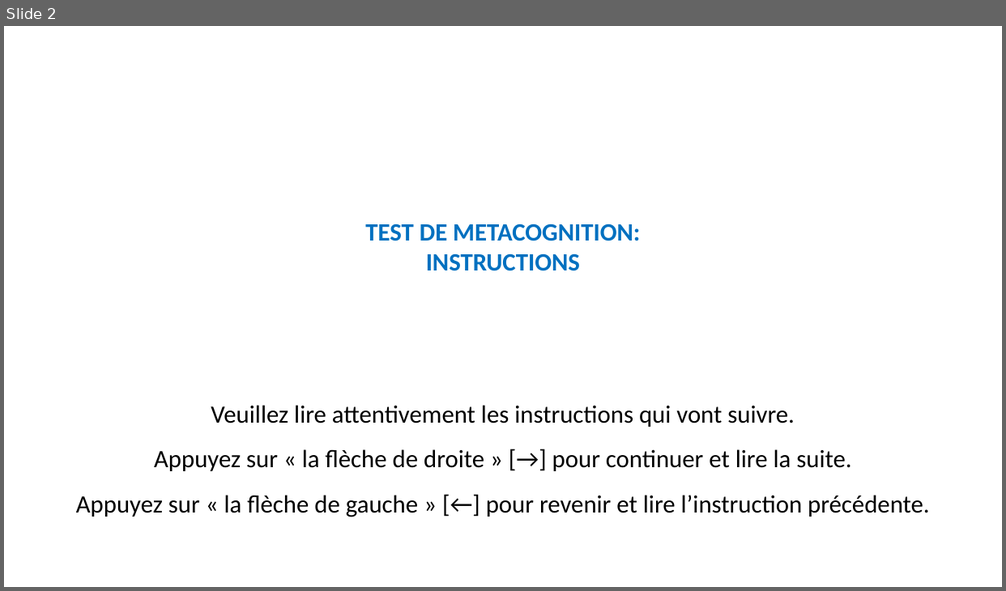
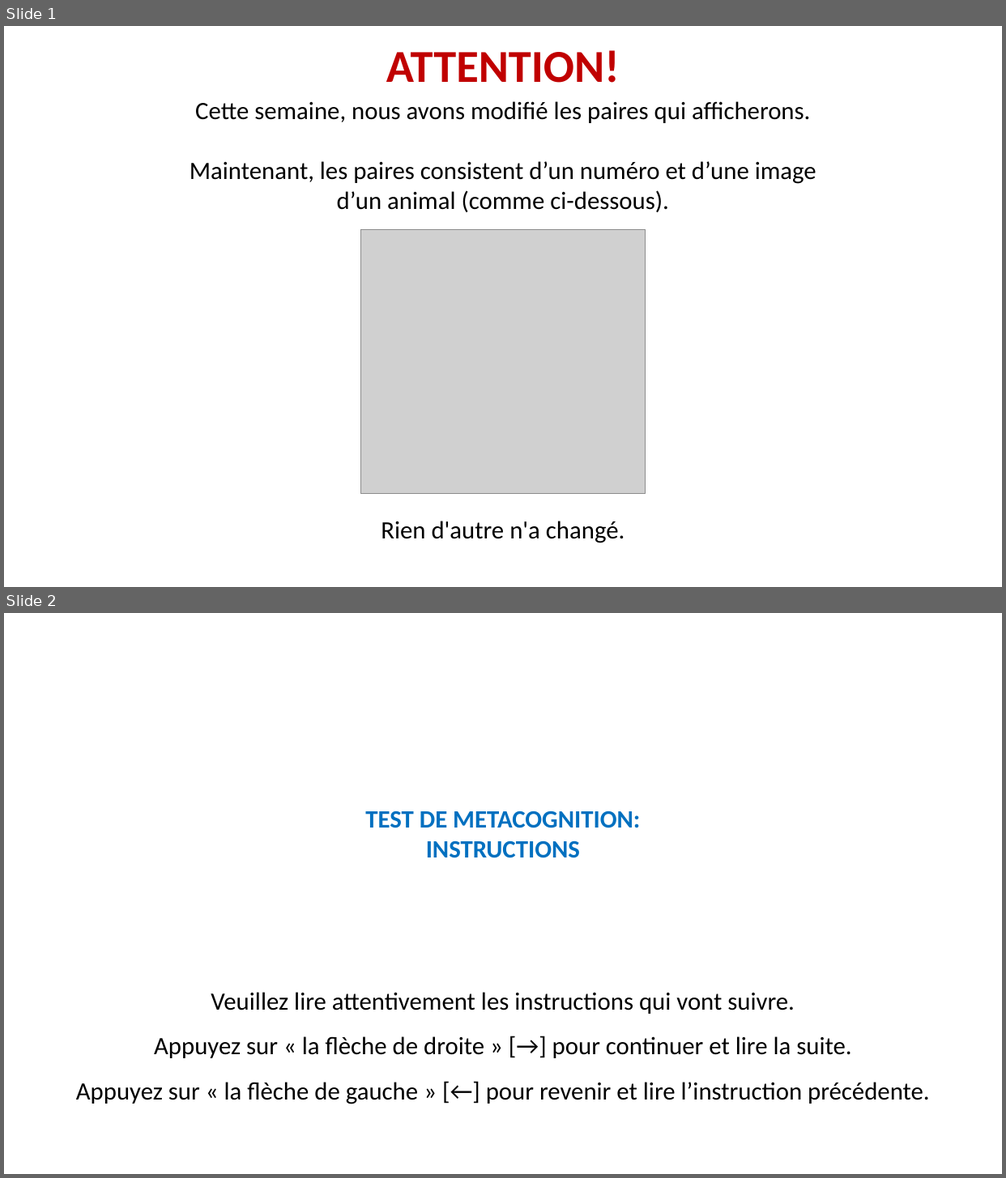
Before and after one commit to MBB-team/Online_Testing, a slide deck: src/Self_Efficacy/Stimuli/Instructions.pptx. Shown one above the other, each under a label of ours: slide 2 before the commit, slides 1 and 2 after it. The pictures are 1006x591 and 1006x1178 pixels, drawn with LibreOffice and Linux fonts; fonts in the diff are those of the drawing; grey boxes stand for pictures. Boxes give left, top, right and bottom in pixels: in the first picture for what was removed or moved away, otherwise in the second. Text is boxed around its words. In the diff, an @@ line names an element or a change of style, - is before the commit and + after.

Commit message:
changed to allow pairs to have different images

```diff
--- a/src/Self_Efficacy/Stimuli/Instructions.pptx
+++ b/src/Self_Efficacy/Stimuli/Instructions.pptx
@@ slide 1 added at [4,26,1002,587], background #FFFFFF @@
@@ title added at [386,50,620,83], 44 pt, text #C00000, bold @@
+ATTENTION!
@@ text added at [189,101,816,544], 24 pt, text #000000 @@
+Cette semaine, nous avons modifié les paires qui afficherons.
+Maintenant, les paires consistent d’un numéro et d’une image d’un animal (comme ci-dessous).
+Rien d'autre n'a changé.
@@ picture added at [360,229,645,494] @@
```
Also in this commit, not shown: 1 slide removed, 20 other files.
